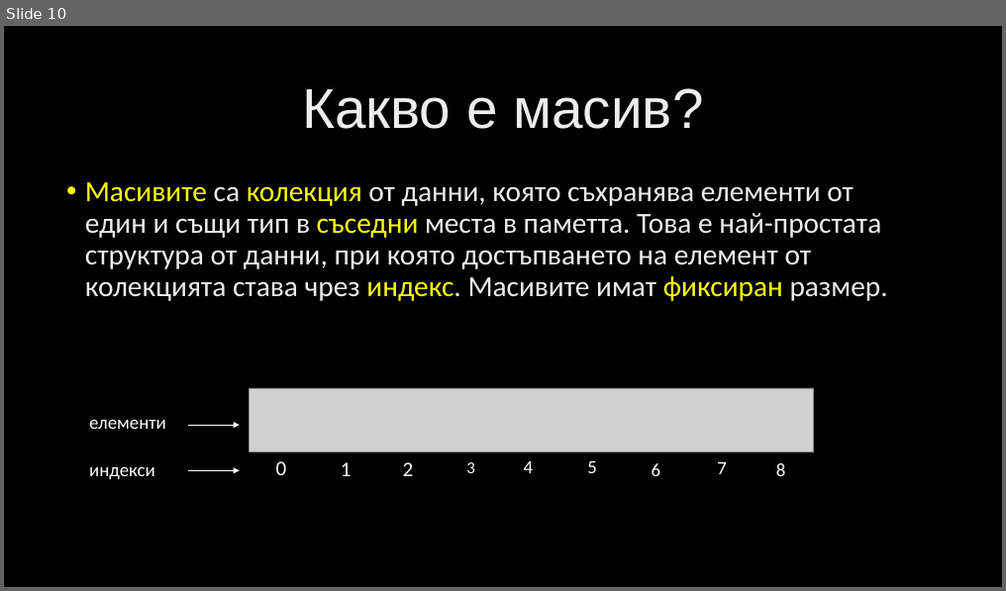
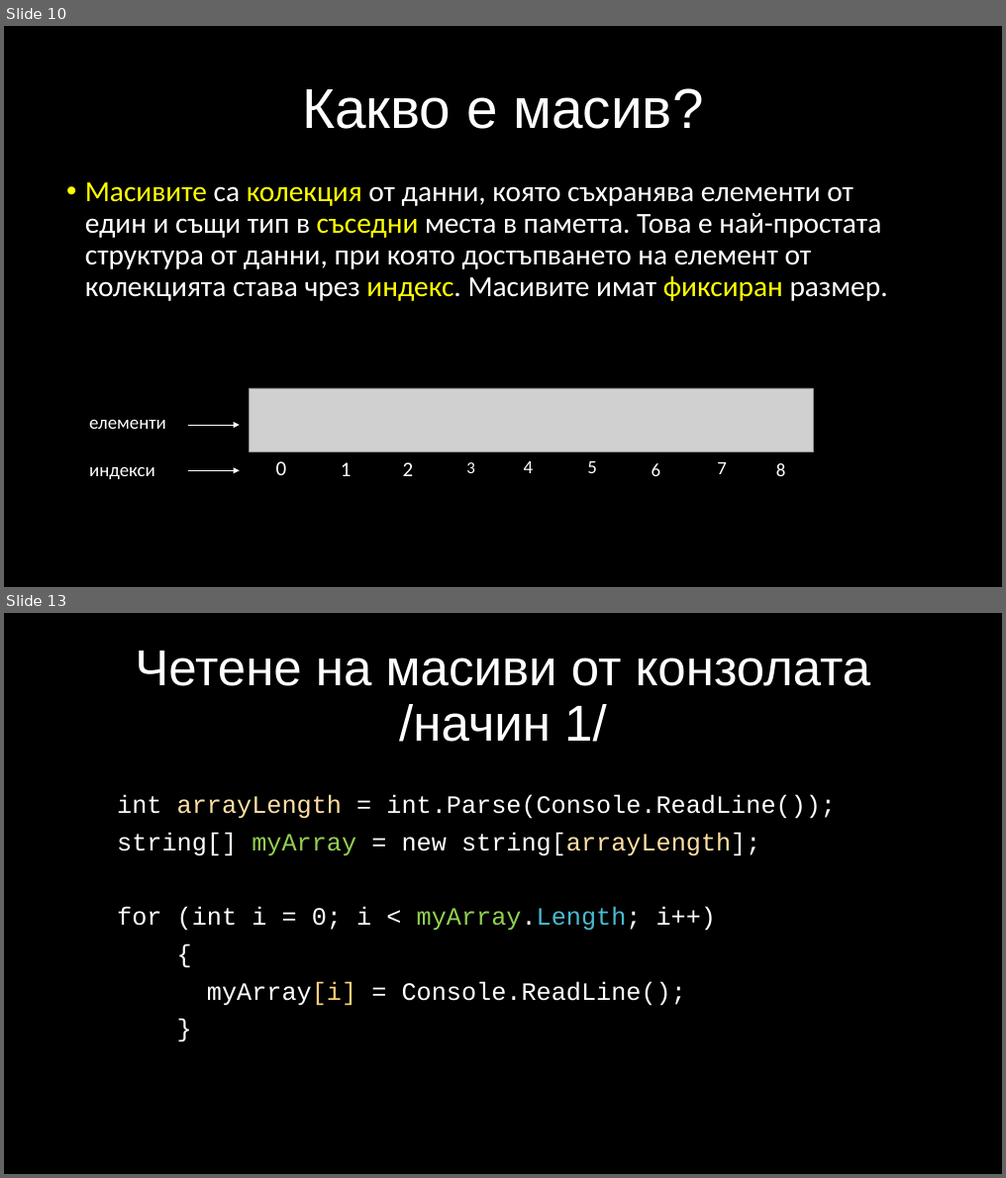
Before and after one commit to velizar92/CSharp-Programming-Presentations, a slide deck: C# Intermediate.pptx. Shown one above the other, each under a label of ours: slide 10 before the commit, slides 10 and 13 after it; the slides between them are not shown. The pictures are 1006x591 and 1006x1178 pixels, drawn with LibreOffice and Linux fonts; fonts in the diff are those of the drawing; grey boxes stand for pictures; background and template pictures are left out. Boxes give left, top, right and bottom in pixels: in the first picture for what was removed or moved away, otherwise in the second. Text is boxed around its words. In the diff, an @@ line names an element or a change of style, - is before the commit and + after.

Commit message:
C# Intermediate -> Array slides + slight color changes

```diff
--- a/C# Intermediate.pptx
+++ b/C# Intermediate.pptx
@@ slide 13 added at [4, 613, 1002, 1174], background picture (left out) @@
@@ title added at [135, 651, 871, 742], 48.6 pt, text #FFFFFF @@
+Четене на масиви от конзолата
+/начин 1/
@@ text added at [117, 795, 836, 1006], 24 pt, text #FFFFFF @@
+int arrayLength = int.Parse(Console.ReadLine());
+string[] myArray = new string[arrayLength];
+for (int i = 0; i < myArray.Length; i++)
+{
+myArray[i] = Console.ReadLine();
+}
@@ slide 10 changed as well @@
@@ title "Какво е масив?" at [302, 88, 703, 129]: text colour gradient #BFBFBF to #EDEDED to #FFFFFF to #FFFFFF @@
@@ text "Масивите са колекция от данни, ..." at [85, 182, 888, 301]: text colour gradient #BFBFBF to #EDEDED to #FFFFFF to #FFFFFF in "са от данни, която съхранява елементи от ..." @@
```
Also in this commit, not shown: 9 other slides changed, 5 other slides added.
